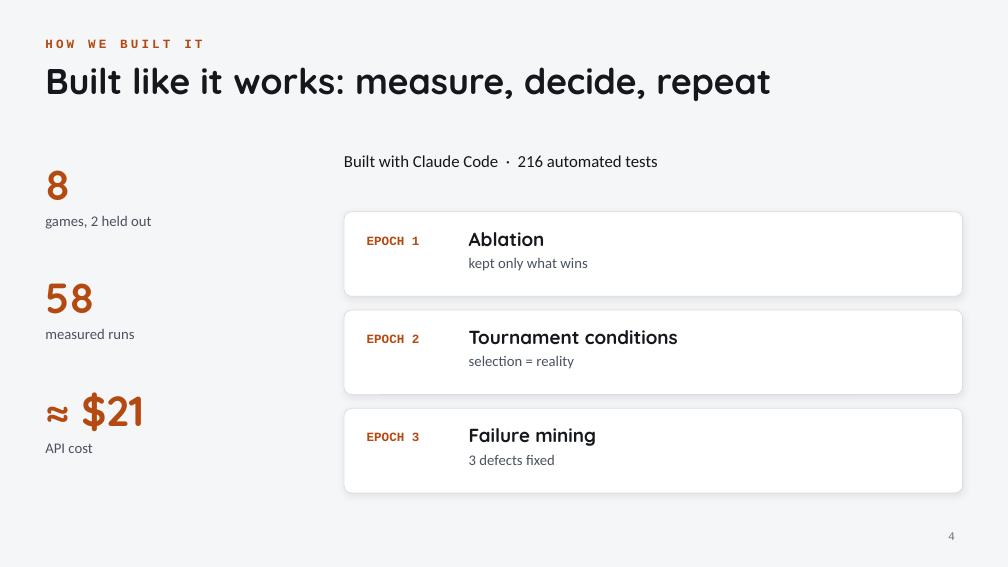
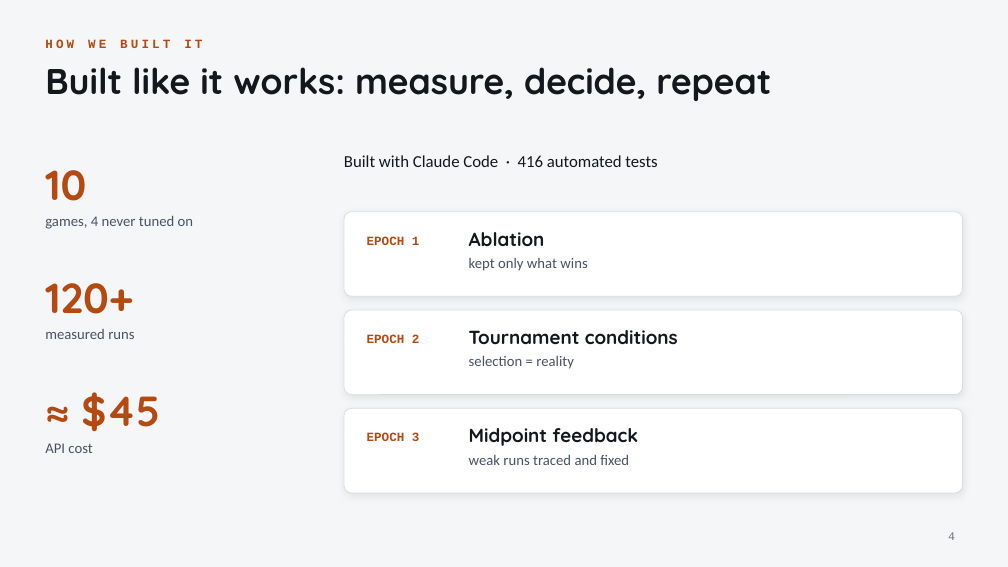
Before and after one commit to timoo-006/zentralhack-harness, a slide deck: slide 4 of docs/presentation/pitch.pptx. Drawn at 1008x567 pixels with LibreOffice and Linux fonts; fonts in the diff are those of the drawing. Boxes give left, top, right and bottom in pixels: in the first picture for what was removed or moved away, otherwise in the second. Text is boxed around its words. In the diff, an @@ line names an element or a change of style, - is before the commit and + after.

```diff
--- a/docs/presentation/pitch.pptx
+++ b/docs/presentation/pitch.pptx
@@ text at [45,170,86,201]: text changed @@
-8
+10
@@ text at [344,155,657,167]: text changed @@
-Built with Claude Code · 216 automated tests
+Built with Claude Code · 416 automated tests
@@ text at [45,216,193,229]: text changed @@
-games, 2 held out
+games, 4 never tuned on
@@ text at [45,283,133,314]: text changed @@
-58
+120+
@@ text at [81,392,160,432]: text changed @@
-≈ $21
+≈ $45
@@ text at [469,428,638,446]: text changed @@
-Failure mining
+Midpoint feedback
@@ text at [469,455,629,465]: text changed @@
-3 defects fixed
+weak runs traced and fixed
```
Also in this commit, not shown: 2 other slides changed, 1 slide removed, 3 other files.
